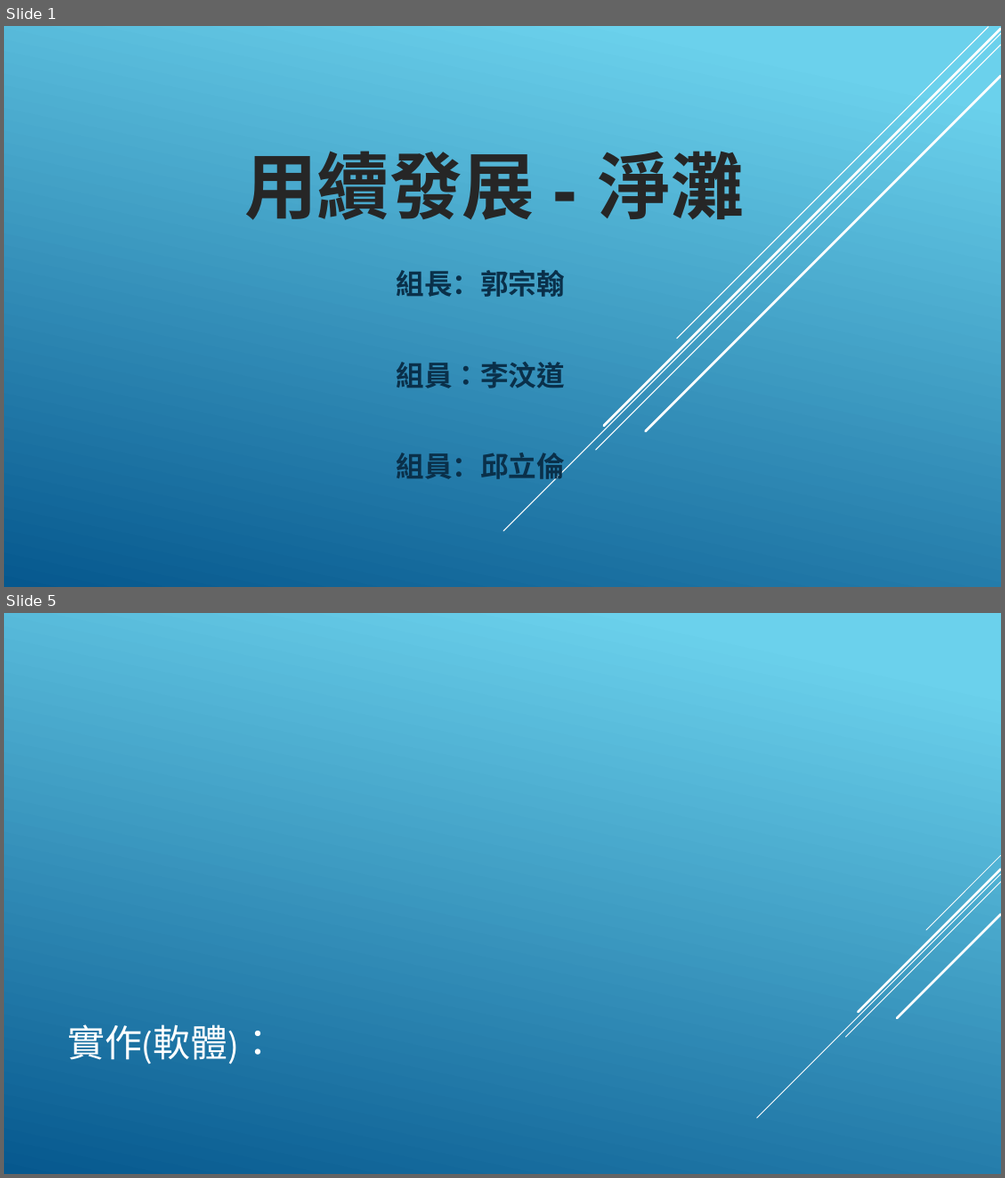
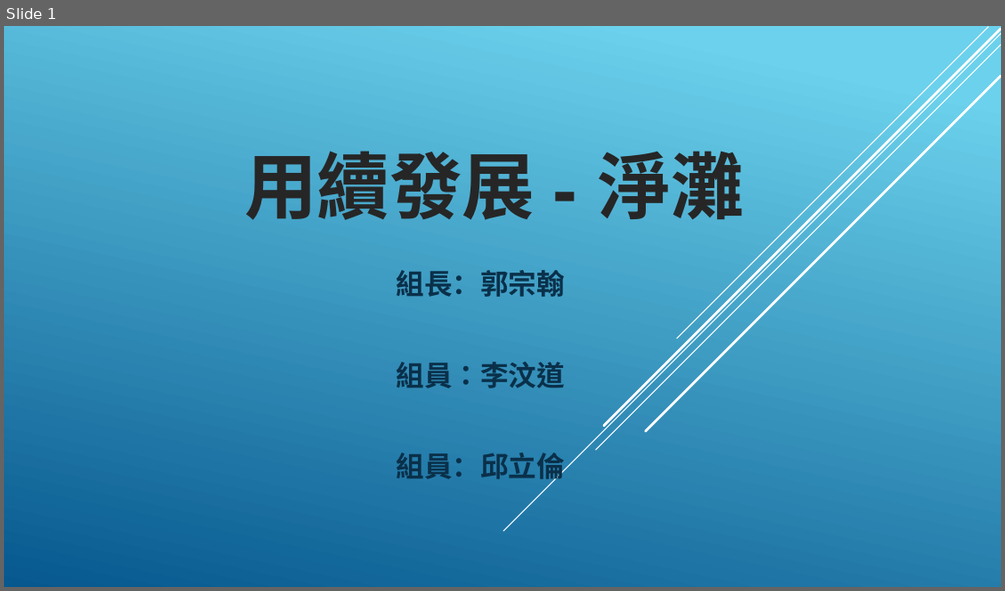
Before and after one commit to DennySORA/Environmental_Sustainability_Partition_Hackathon_2018, a slide deck: doc/永續發展 - 淨灘.pptx. Shown one above the other, each under a label of ours: slides 1 and 5 before the commit, slide 1 after it; the slides between them are not shown. The pictures are 1005x1178 and 1005x591 pixels, drawn with LibreOffice and Linux fonts; fonts in the diff are those of the drawing; background and template pictures are left out. Boxes give left, top, right and bottom in pixels: in the first picture for what was removed or moved away, otherwise in the second. Text is boxed around its words. In the diff, an @@ line names an element or a change of style, - is before the commit and + after.

```diff
--- a/doc/永續發展 - 淨灘.pptx
+++ b/doc/永續發展 - 淨灘.pptx
@@ slide 5 removed at <box>4,613,1001,1174</box>, background gradient #6ED2EB to #06588E @@
@@ group removed at <box>757,855,1001,1118</box>: 5 lines @@
@@ title removed at <box>67,1024,276,1064</box> @@
-實作(軟體)：
```
Also in this commit, not shown: 3 slides changed, 3 slides added, 1 other slide removed, 1 other file.
